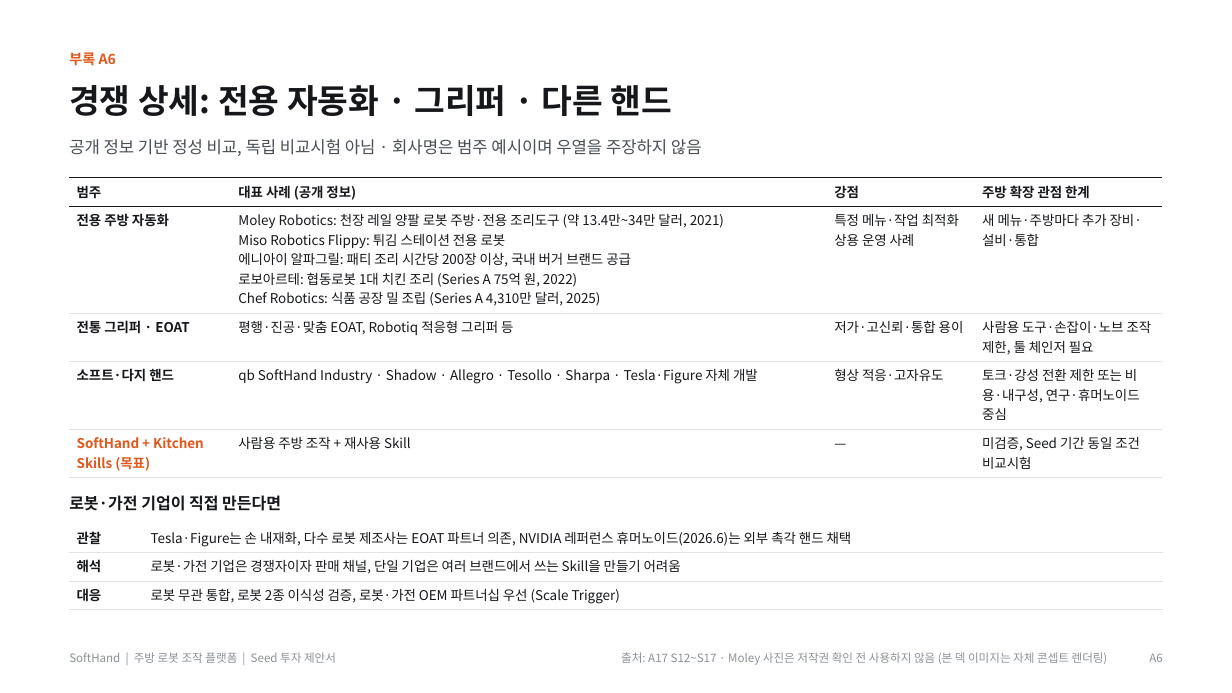
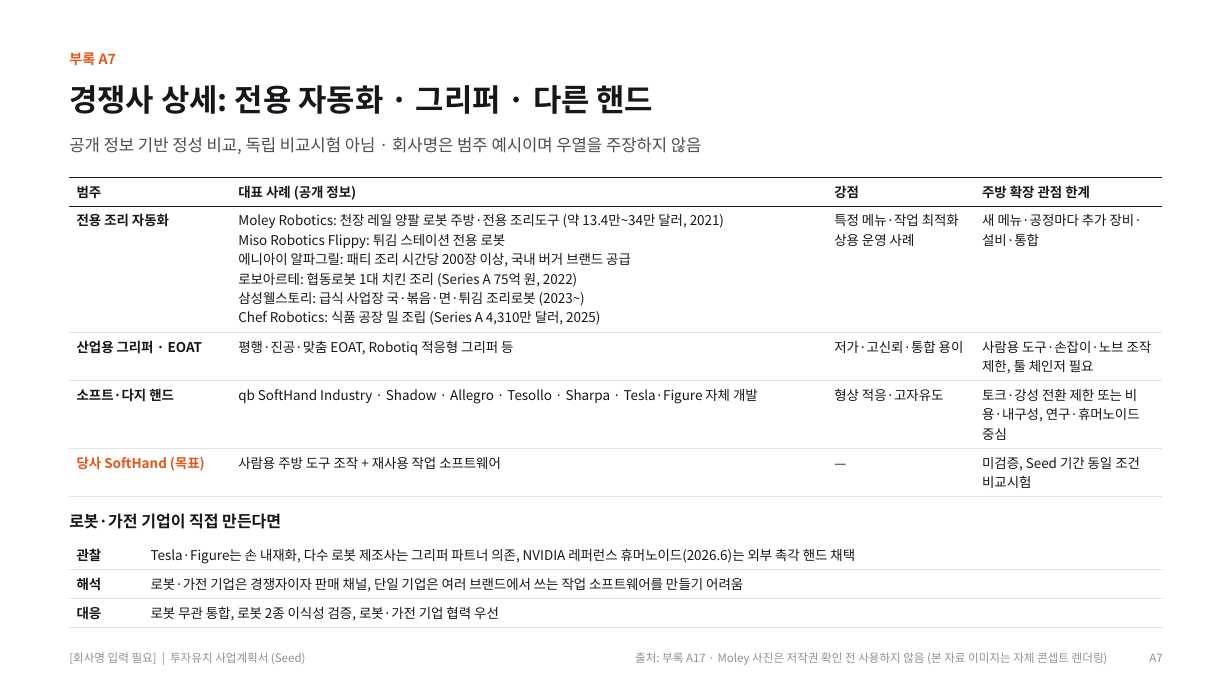
Before and after one commit to kimdonghyun2789-hash/D, a slide deck: slide 22 of SoftHand_Founding_Seed_IR_Deck_Final.pptx (slide 21 before the commit). Drawn at 1232x693 pixels with LibreOffice and Linux fonts; fonts in the diff are those of the drawing. Boxes give left, top, right and bottom in pixels: in the first picture for what was removed or moved away, otherwise in the second. Text is boxed around its words. In the diff, an @@ line names an element or a change of style, - is before the commit and + after.

```diff
--- a/SoftHand_Founding_Seed_IR_Deck_Final.pptx
+++ b/SoftHand_Founding_Seed_IR_Deck_Final.pptx
@@ text at (x1=69, y1=52, x2=116, y2=66): text changed @@
-부록 A6
+부록 A7
@@ text at (x1=69, y1=85, x2=654, y2=114): text changed; size 26 to 24 pt @@
-경쟁 상세: 전용 자동화 · 그리퍼 · 다른 핸드
+경쟁사 상세: 전용 자동화 · 그리퍼 · 다른 핸드
@@ table at (x1=69, y1=177, x2=1163, y2=497) @@
-row 2: 전용 주방 자동화 | Moley Robotics: 천장 레일 양팔 로봇 주방·전용 조리도구 (약 13.4만~34만 달러, 2021) / Miso Robotics Flippy: 튀김 스테이션 전용 로봇 / 에니아이 알파그릴: 패티 조리 시간당 200장 이상, 국내 버거 브랜드 공급 / 로보아르테: 협동로봇 1대 치킨 조리 (Series A 75억 원, 2022) / Chef Robotics: 식품 공장 밀 조립 (Series A 4,310만 달러, 2025) | 특정 메뉴·작업 최적화 / 상용 운영 사례 | 새 메뉴·주방마다 추가 장비·설비·통합
+row 2: 전용 조리 자동화 | Moley Robotics: 천장 레일 양팔 로봇 주방·전용 조리도구 (약 13.4만~34만 달러, 2021) / Miso Robotics Flippy: 튀김 스테이션 전용 로봇 / 에니아이 알파그릴: 패티 조리 시간당 200장 이상, 국내 버거 브랜드 공급 / 로보아르테: 협동로봇 1대 치킨 조리 (Series A 75억 원, 2022) / 삼성웰스토리: 급식 사업장 국·볶음·면·튀김 조리로봇 (2023~) / Chef Robotics: 식품 공장 밀 조립 (Series A 4,310만 달러, 2025) | 특정 메뉴·작업 최적화 / 상용 운영 사례 | 새 메뉴·공정마다 추가 장비·설비·통합
-row 3, column 1: 전통 그리퍼 · EOAT
+row 3, column 1: 산업용 그리퍼 · EOAT
-row 5, column 1: SoftHand + Kitchen Skills (목표)
+row 5, column 1: 당사 SoftHand (목표)
-row 5, column 2: 사람용 주방 조작 + 재사용 Skill
+row 5, column 2: 사람용 주방 도구 조작 + 재사용 작업 소프트웨어
@@ text "로봇·가전 기업이 직접 만든다면" moved from (x1=69, y1=495, x2=281, y2=511) to (x1=69, y1=513, x2=281, y2=529) @@
@@ table moved from (x1=69, y1=524, x2=1163, y2=610) to (x1=69, y1=542, x2=1163, y2=628) @@
@@ table at (x1=69, y1=542, x2=1163, y2=628) @@
-row 1, column 2: Tesla·Figure는 손 내재화, 다수 로봇 제조사는 EOAT 파트너 의존, NVIDIA 레퍼런스 휴머노이드(2026.6)는 외부 촉각 핸드 채택
+row 1, column 2: Tesla·Figure는 손 내재화, 다수 로봇 제조사는 그리퍼 파트너 의존, NVIDIA 레퍼런스 휴머노이드(2026.6)는 외부 촉각 핸드 채택
-row 2, column 2: 로봇·가전 기업은 경쟁자이자 판매 채널, 단일 기업은 여러 브랜드에서 쓰는 Skill을 만들기 어려움
+row 2, column 2: 로봇·가전 기업은 경쟁자이자 판매 채널, 단일 기업은 여러 브랜드에서 쓰는 작업 소프트웨어를 만들기 어려움
-row 3, column 2: 로봇 무관 통합, 로봇 2종 이식성 검증, 로봇·가전 OEM 파트너십 우선 (Scale Trigger)
+row 3, column 2: 로봇 무관 통합, 로봇 2종 이식성 검증, 로봇·가전 기업 협력 우선
@@ text at (x1=69, y1=652, x2=306, y2=664): text changed @@
-SoftHand | 주방 로봇 조작 플랫폼 | Seed 투자 제안서
+[회사명 입력 필요] | 투자유치 사업계획서 (Seed)
@@ text at (x1=635, y1=652, x2=1108, y2=665): text changed @@
-출처: A17 S12~S17 · Moley 사진은 저작권 확인 전 사용하지 않음 (본 덱 이미지는 자체 콘셉트 렌더링)
+출처: 부록 A17 · Moley 사진은 저작권 확인 전 사용하지 않음 (본 자료 이미지는 자체 콘셉트 렌더링)
@@ text at (x1=1149, y1=653, x2=1162, y2=662): text changed @@
-A6
+A7
```
Also in this commit, not shown: 17 other slides changed, 14 slides added, 14 slides removed, 10 other files.
